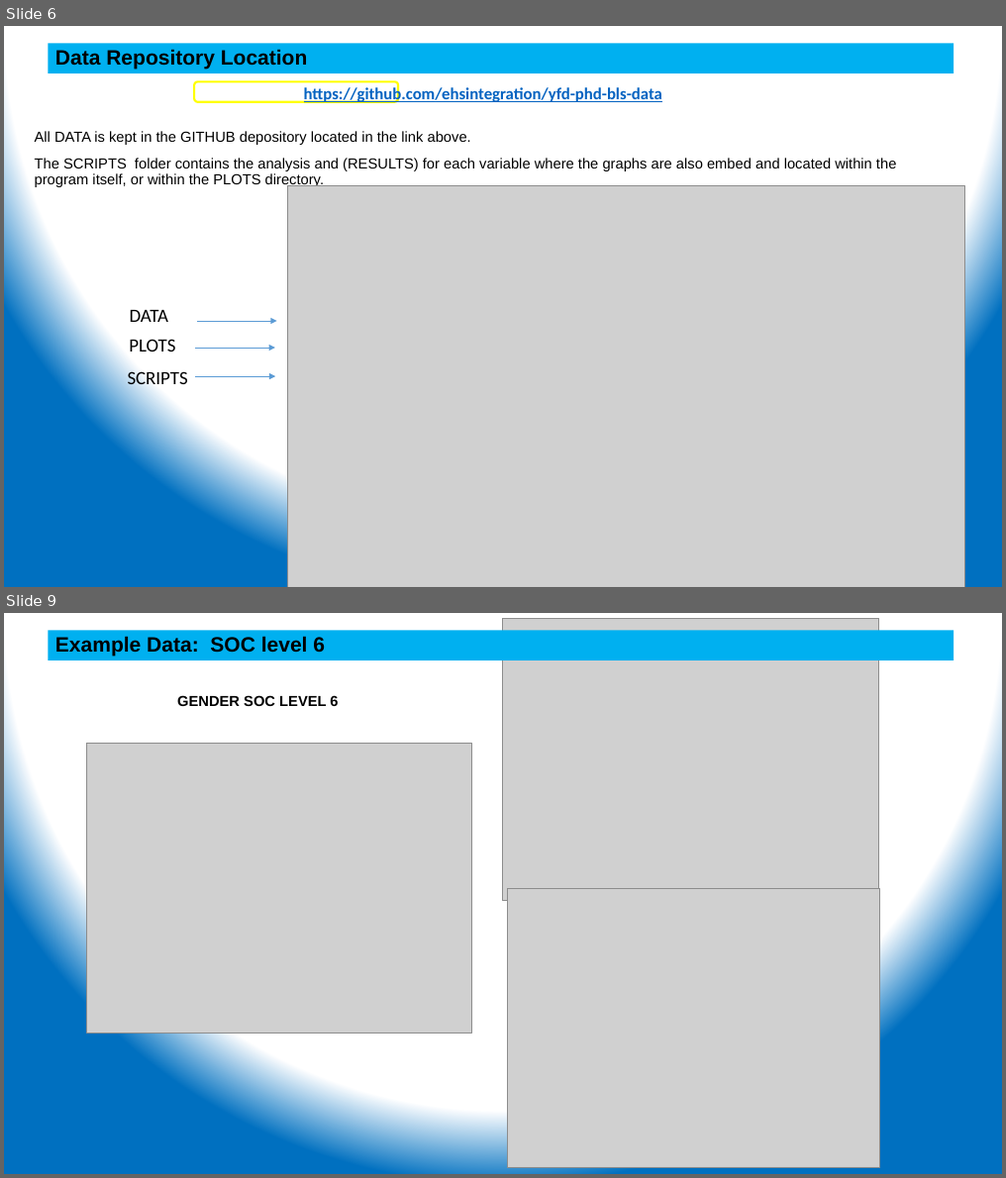
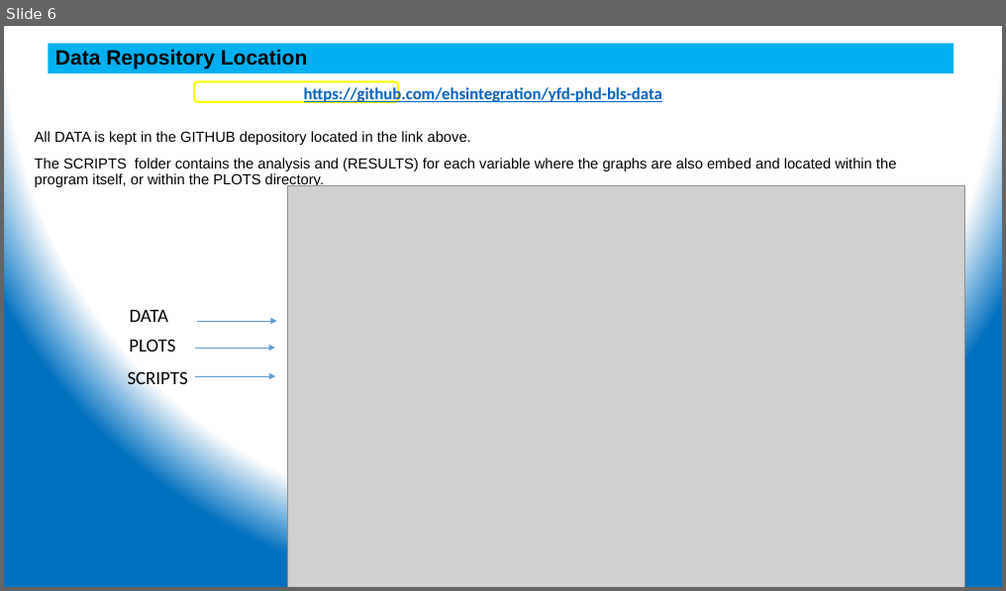
Before and after one commit to ehsintegration/yfd-phd-bls-data, a slide deck: D2-documentation/Data Analysis.pptx. Shown one above the other, each under a label of ours: slides 6 and 9 before the commit, slide 6 after it; the slides between them are not shown. The pictures are 1006x1178 and 1006x591 pixels, drawn with LibreOffice and Linux fonts; fonts in the diff are those of the drawing; grey boxes stand for pictures. Boxes give left, top, right and bottom in pixels: in the first picture for what was removed or moved away, otherwise in the second. Text is boxed around its words. In the diff, an @@ line names an element or a change of style, - is before the commit and + after.

Commit message:
fixed bimodel error, the error was in the array count init values, removed level_6 analysis

```diff
--- a/D2-documentation/Data Analysis.pptx
+++ b/D2-documentation/Data Analysis.pptx
@@ slide 9 removed at (4,613,1002,1174), background gradient #FFFFFF to #0070C0 @@
@@ rectangle removed at (49,630,954,661) @@
-Example Data: SOC level 6
@@ picture removed at (503,618,879,900) @@
@@ title removed at (177,695,338,706) @@
-GENDER SOC LEVEL 6
@@ picture removed at (86,744,472,1033) @@
@@ picture removed at (507,888,880,1167) @@
```
Also in this commit, not shown: 2 slides changed, 56 other files.
